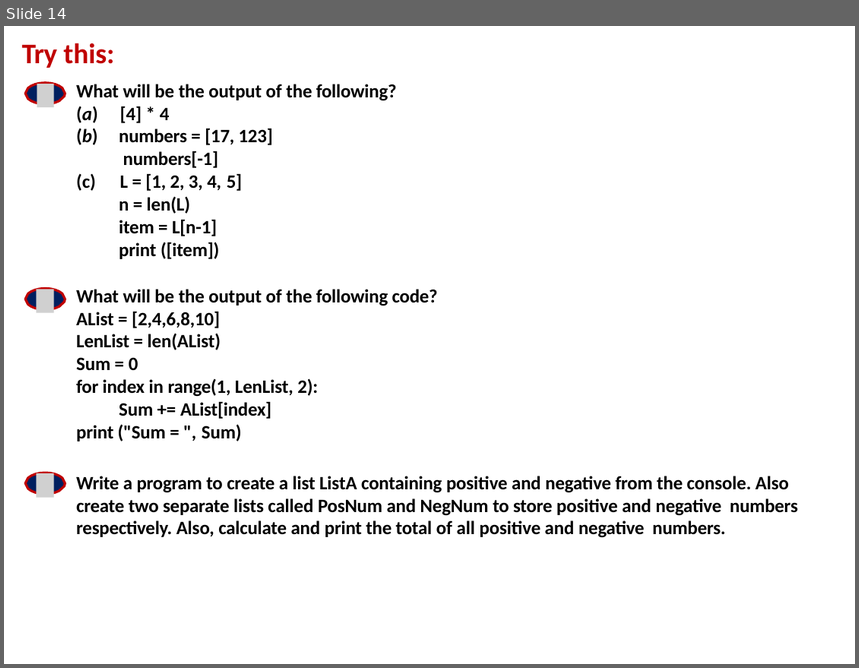
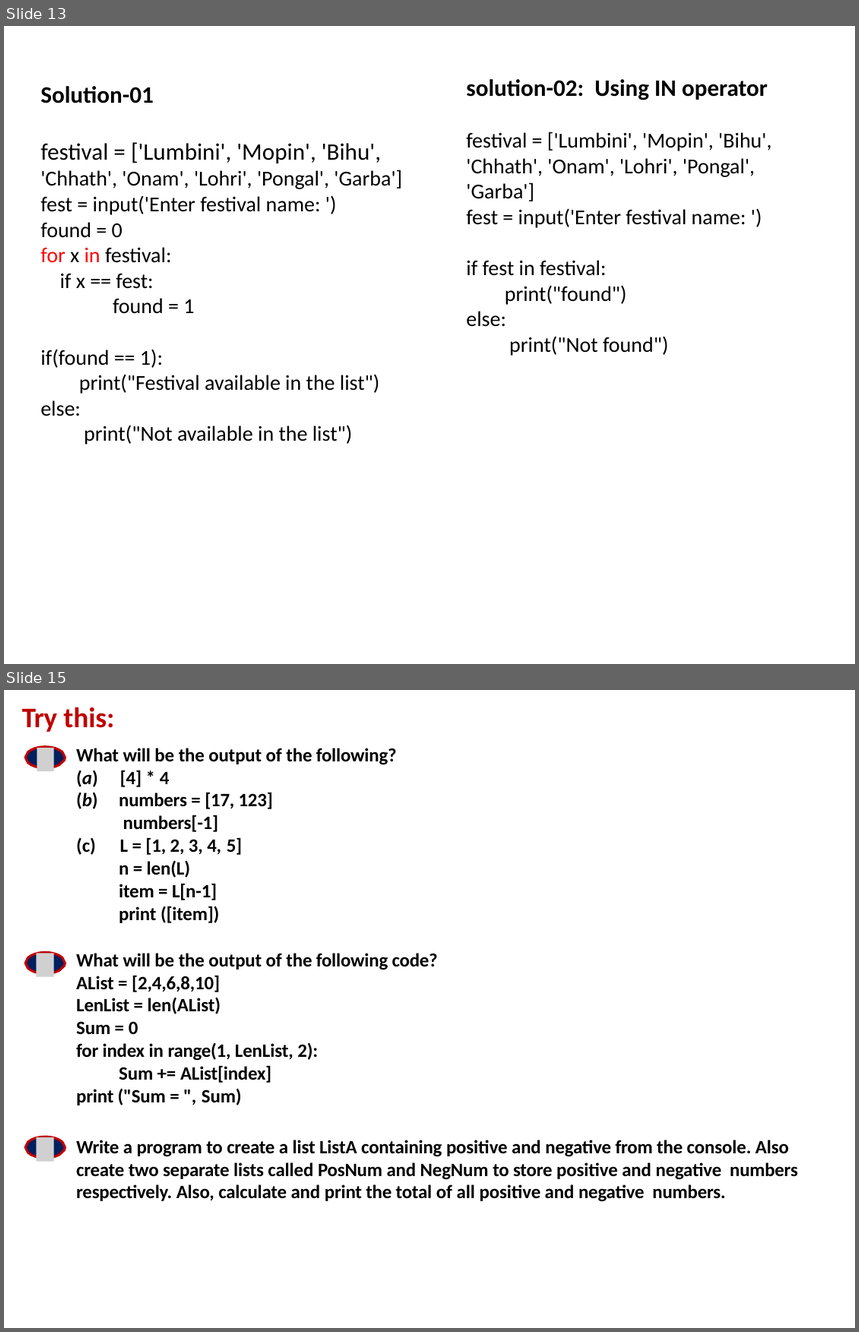
Before and after one commit to davcpscn/XI, a slide deck: Presentations/Lists.pptx. Shown one above the other, each under a label of ours: slide 14 before the commit, slides 13 and 15 after it; the slides between them are not shown. The pictures are 859x668 and 859x1332 pixels, drawn with LibreOffice and Linux fonts; fonts in the diff are those of the drawing; grey boxes stand for pictures. Boxes give left, top, right and bottom in pixels: in the first picture for what was removed or moved away, otherwise in the second. Text is boxed around its words. In the diff, an @@ line names an element or a change of style, - is before the commit and + after.

Commit message:
Python List ppt and Assignment

```diff
--- a/Presentations/Lists.pptx
+++ b/Presentations/Lists.pptx
@@ slide 13 added at (4,26,855,664), background #FFFFFF @@
@@ text added at (40,86,402,445), 18 pt, text #000000 @@
+Solution-01
+festival = ['Lumbini', 'Mopin', 'Bihu',
+'Chhath', 'Onam', 'Lohri', 'Pongal', 'Garba']
+fest = input('Enter festival name: ')
+found = 0
+for x in festival:
+if x == fest:
+found = 1
+if(found == 1):
+print("Festival available in the list")
+else:
+print("Not available in the list")
@@ text added at (466,79,772,356), 18 pt, text #000000 @@
+solution-02: Using IN operator
+festival = ['Lumbini', 'Mopin', 'Bihu',
+'Chhath', 'Onam', 'Lohri', 'Pongal', 'Garba']
+fest = input('Enter festival name: ')
+if fest in festival:
+print("found")
+else:
+print("Not found")
@@ what was slide 14 is now slide 15 @@
```
Also in this commit, not shown: 9 slides changed, 1 other slide added, 1 slide removed, 3 other files.
